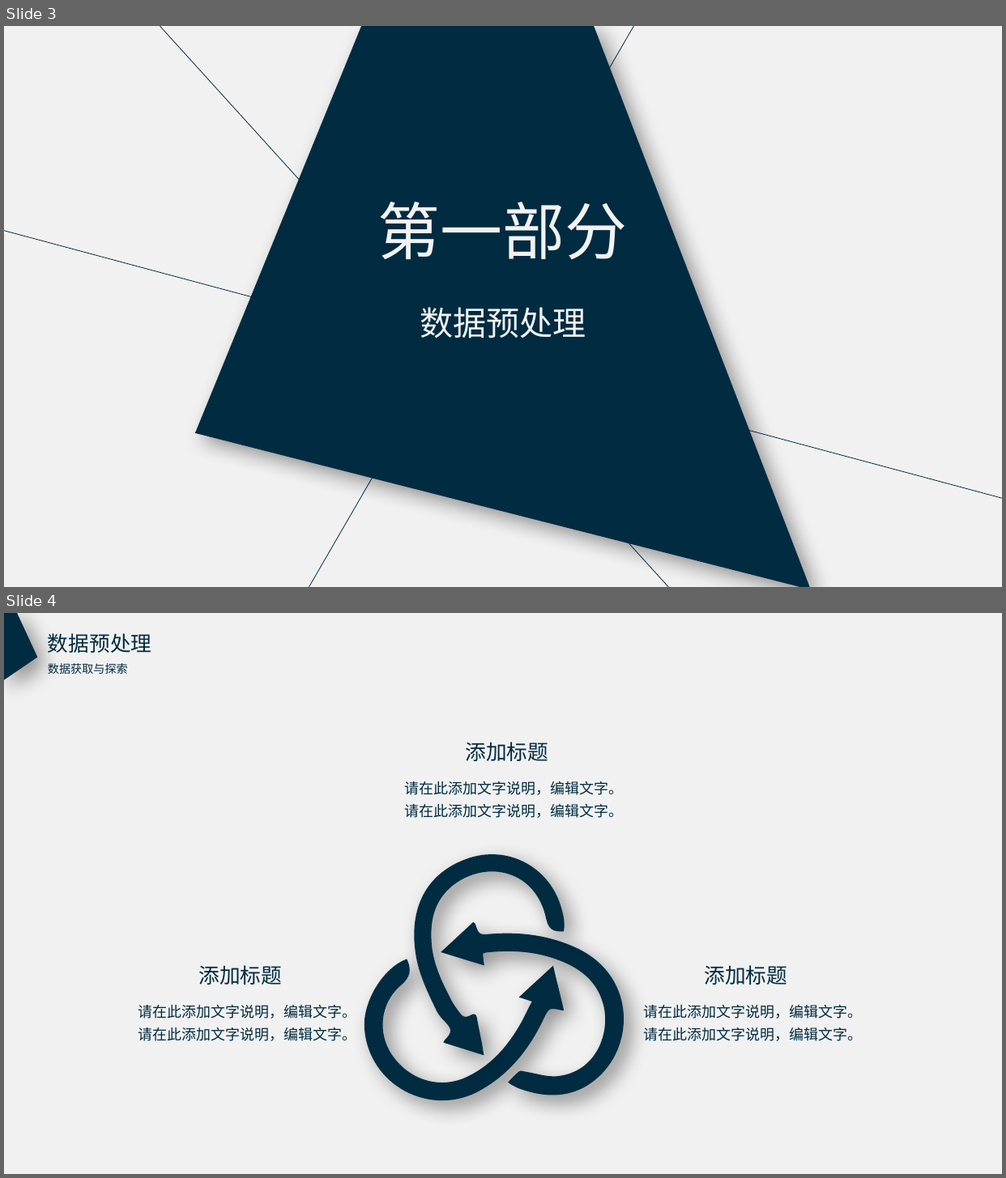
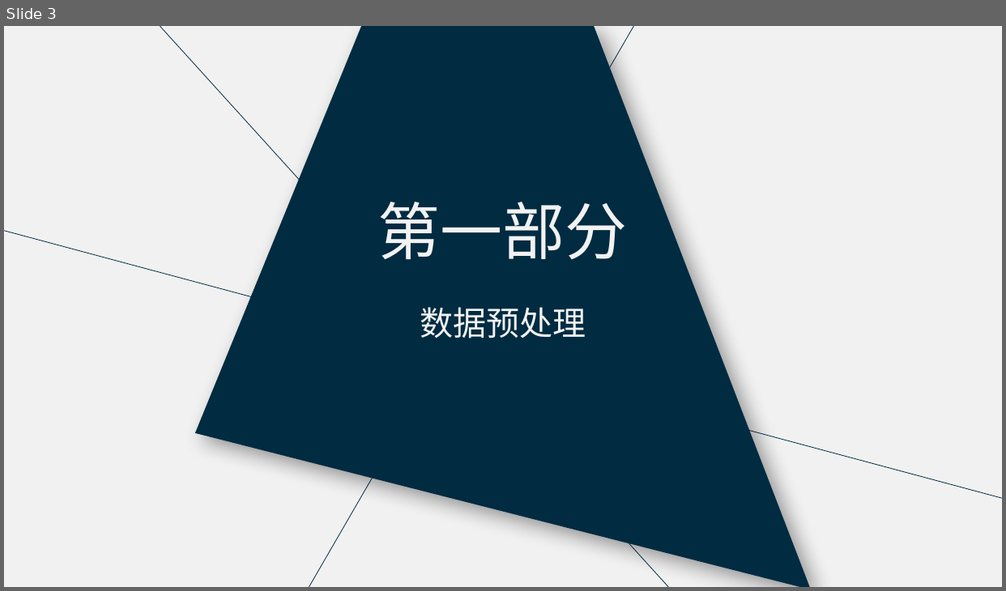
Before and after one commit to l3155/Excercise, a slide deck: 数据分析竞赛_张军军.pptx. Shown one above the other, each under a label of ours: slides 3 and 4 before the commit, slide 3 after it. The pictures are 1006x1178 and 1006x591 pixels, drawn with LibreOffice and Linux fonts; fonts in the diff are those of the drawing. Boxes give left, top, right and bottom in pixels: in the first picture for what was removed or moved away, otherwise in the second. Text is boxed around its words. In the diff, an @@ line names an element or a change of style, - is before the commit and + after.

```diff
--- a/数据分析竞赛_张军军.pptx
+++ b/数据分析竞赛_张军军.pptx
@@ slide 4 removed at bbox=[4, 613, 1002, 1174], background #F1F1F1 @@
@@ freeform shape removed at bbox=[4, 613, 38, 680] @@
@@ text removed at bbox=[48, 633, 151, 653] @@
-数据预处理
@@ text removed at bbox=[48, 663, 128, 674] @@
-数据获取与探索
@@ text removed at bbox=[465, 742, 548, 761] @@
-添加标题
@@ text removed at bbox=[405, 781, 624, 818] @@
-请在此添加文字说明，编辑文字。请在此添加文字说明，编辑文字。
@@ freeform shape removed at bbox=[409, 845, 565, 1055] @@
@@ freeform shape removed at bbox=[441, 922, 636, 1100] @@
@@ text removed at bbox=[198, 965, 282, 985] @@
-添加标题
@@ freeform shape removed at bbox=[363, 960, 564, 1119] @@
@@ text removed at bbox=[705, 965, 788, 985] @@
-添加标题
@@ text removed at bbox=[138, 1005, 357, 1041] @@
-请在此添加文字说明，编辑文字。请在此添加文字说明，编辑文字。
@@ text removed at bbox=[644, 1005, 863, 1041] @@
-请在此添加文字说明，编辑文字。请在此添加文字说明，编辑文字。
```
Also in this commit, not shown: 1 slide changed, 1 slide added, 1 other slide removed.
